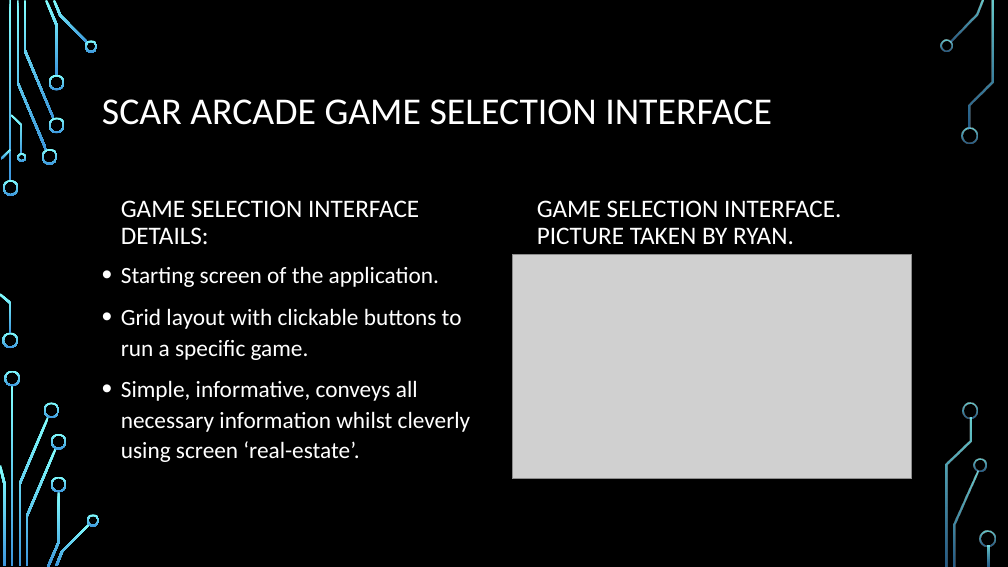
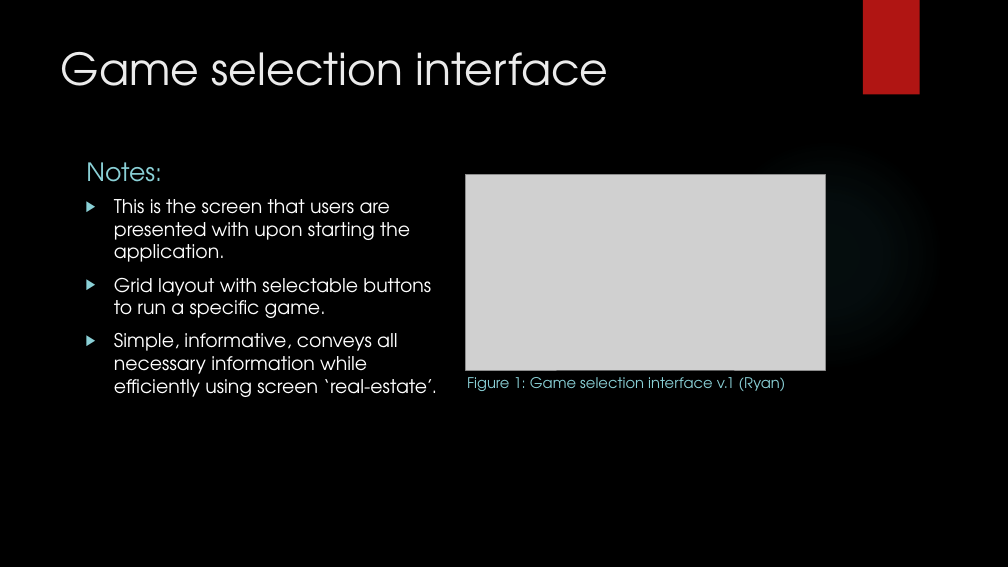
Before and after one commit to IgnitionOrk/SCaR_Arcade, a slide deck: slide 4 of SCaRArcade.pptx. Drawn at 1008x567 pixels with LibreOffice and Linux fonts; fonts in the diff are those of the drawing; grey boxes stand for pictures; background and template pictures are left out. Boxes give left, top, right and bottom in pixels: in the first picture for what was removed or moved away, otherwise in the second. Text is boxed around its words. In the diff, an @@ line names an element or a change of style, - is before the commit and + after.

```diff
--- a/SCaRArcade.pptx
+++ b/SCaRArcade.pptx
@@ rectangle added at [863,0,920,95], fill #B01513 @@
@@ title "Game selection interface" at [61,52,608,86]: vertical alignment middle to top @@
@@ title at [61,52,608,86]: text changed; size 36 to 42 pt; font Calibri to TeX Gyre Adventor; text colour #FFFFFF to #EBEBEB @@
-SCAR ARCADE GAME SELECTION INTERFACE
+Game selection interface
@@ ellipse added at [712,138,944,371], fill gradient #50B9C1 @@
@@ text at [86,162,162,182]: text changed; font Calibri to TeX Gyre Adventor; text colour #FFFFFF to #8AD0D6 @@
-GAME SELECTION INTERFACE DETAILS:
+Notes:
@@ picture: place and size @@
-picture at [512,254,911,479]
+picture at [465,174,825,370]
@@ text at [114,199,437,397]: text changed; size 22.2 to 18 pt; font Calibri to TeX Gyre Adventor @@
-• Starting screen of the application.
-• Grid layout with clickable buttons to run a specific game.
-• Simple, informative, conveys all necessary information whilst cleverly using screen ‘real-estate’.
+▶ This is the screen that users are presented with upon starting the application.
+▶ Grid layout with selectable buttons to run a specific game.
+▶ Simple, informative, conveys all necessary information while efficiently using screen ‘real-estate’.
@@ text at [467,377,786,391]: text changed; size 24 to 14 pt; font Calibri to TeX Gyre Adventor; text colour #FFFFFF to #8AD0D6 @@
-GAME SELECTION INTERFACE. PICTURE TAKEN BY RYAN.
+Figure 1: Game selection interface v.1 (Ryan)
@@ group removed at [0,0,996,567]: 33 freeform shapes, 3 rectangles @@
```
Also in this commit, not shown: 7 other slides changed, 4 slides added, 3 slides removed.
